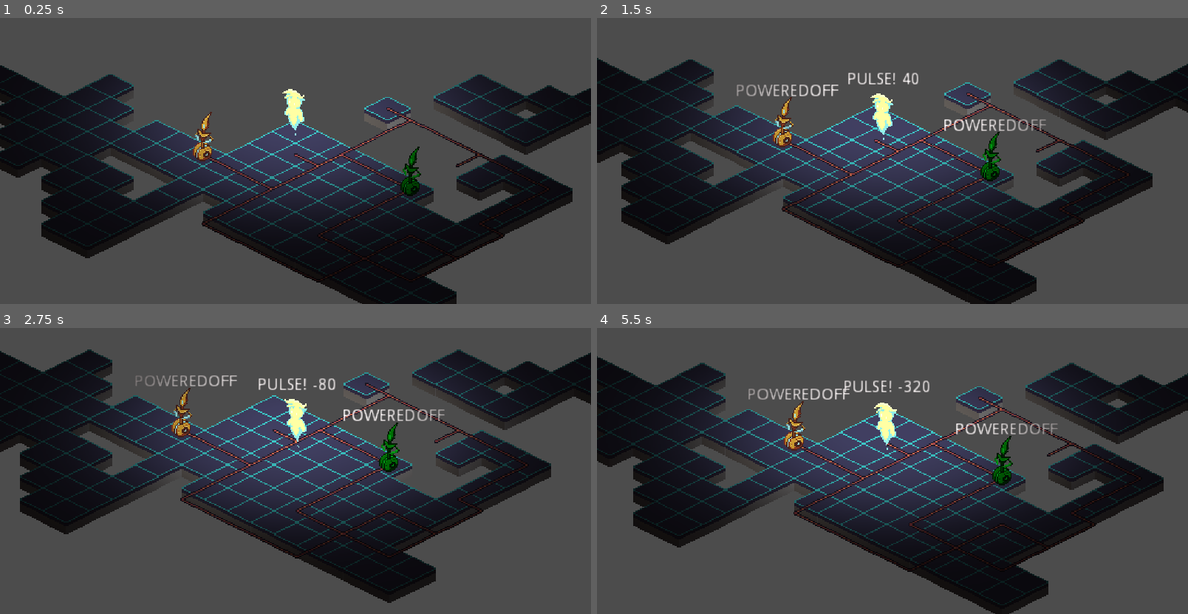
Above: before the commit, frames 1-4 (two rows, left to right).
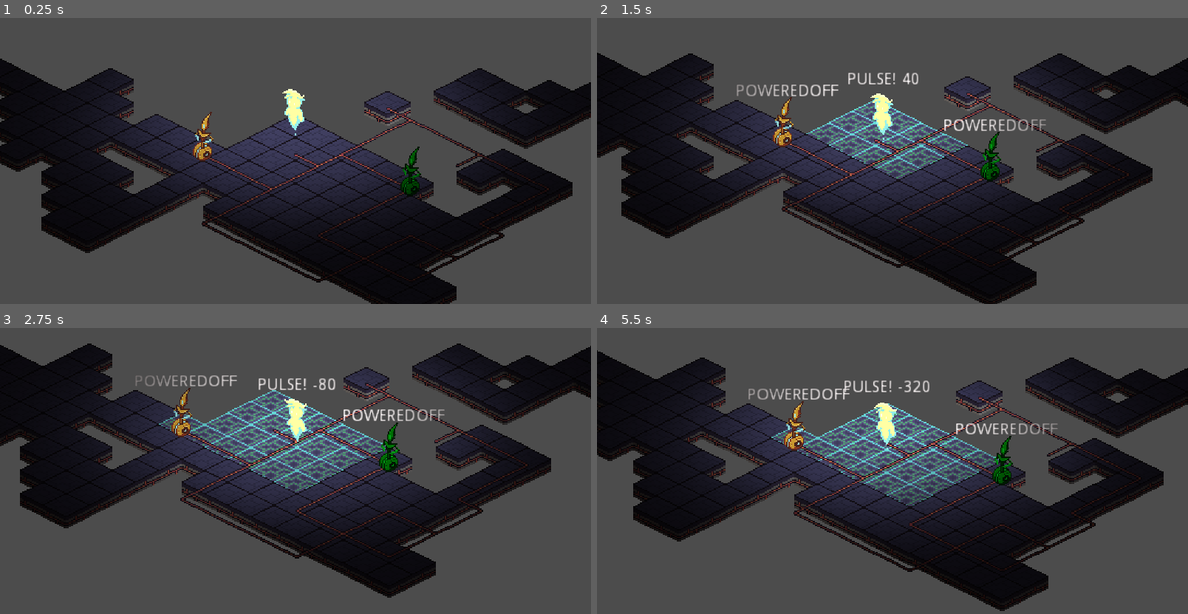
Above: after the commit, the same moments.

Repository: best-godot-team-ever/GoGodotJam
Game: Godot game, scene res://src/Levels/TestLevel.tscn
The game is run twice, just before and just after one commit, with the same random seed, the same clock (stepped at 60 frames per second) and the same inputs.
Inputs (mouse positions are in pixels of both pictures, inside the frame that each line leads up to):
- Up to frame 1 (0.25 s): no input
- Up to frame 2 (1.5 s): tap Enter at 0.5 s; move the mouse to (1022, 112) at 0.52 s; hold D (right) 0.53-1.28 s; tap Q (pulse) at 0.6 s; move the mouse to (774, 149) at 1.27 s; hold S (down) from 1.28 s (still down); click (774, 149) at 1.35 s
- Up to frame 3 (2.75 s): tap Q (pulse) at 1.55, 2.1 s; move the mouse to (354, 365) at 2.02 s; release S (down) at 2.03 s; hold D (right) from 2.03 s (still down)
- Up to frame 4 (5.5 s): move the mouse to (862, 511) at 2.77 s; release D (right) at 2.78 s; hold W (up) 2.78-3.53 s; tap Space (wait) at 2.85 s; tap Q (pulse) at 3.05, 3.8, 4.35, 5.3 s; move the mouse to (1069, 493) at 3.52 s; hold A (left) 3.53-5.03 s; tap R at 3.6 s; move the mouse to (715, 388) at 4.27 s; move the mouse to (922, 442) at 5.02 s; press the mouse at (922, 442) at 5.03 s; hold S (down) from 5.03 s (still down)

The runs differ from the first frame. In frame 1, 11% of the frame differs, in the area x 0-100%, y 14-100%; in frame 2, 13%; in frame 3, 15%, in the area x 0-100%, y 5-97%; in frame 4, 15%.
Error in both runs: Invalid get index 'player_entity_id' (on base: 'Node (TurnManager.gd)'). (res://src/Entity/Enemy/Grabber.gd:27)

Commit message:
Add energy Tileset

Diff:
--- /dev/null
+++ b/Resources/GroundTileset.tres
@@ -0,0 +1,94 @@
+[gd_resource type="TileSet" load_steps=7 format=2]
+
+[ext_resource path="res://assets/Tiles/GroundTile1.png" type="Texture" id=1]
+[ext_resource path="res://assets/Tiles/GroundTile4.png" type="Texture" id=2]
+[ext_resource path="res://assets/Tiles/GroundTile2.png" type="Texture" id=3]
+[ext_resource path="res://assets/Tiles/GroundTile5.png" type="Texture" id=4]
+[ext_resource path="res://assets/Tiles/GroundTile3.png" type="Texture" id=5]
+[ext_resource path="res://assets/Tiles/GroundTile0.png" type="Texture" id=6]
+
+[resource]
+0/name = "GroundTile0.png 0"
+0/texture = ExtResource( 6 )
+0/tex_offset = Vector2( 0, 0 )
+0/modulate = Color( 1, 1, 1, 1 )
+0/region = Rect2( 0, 0, 40, 30 )
+0/tile_mode = 0
+0/occluder_offset = Vector2( 0, 0 )
+0/navigation_offset = Vector2( 0, 0 )
+0/shape_offset = Vector2( 0, 0 )
+0/shape_transform = Transform2D( 1, 0, 0, 1, 0, 0 )
+0/shape_one_way = false
+0/shape_one_way_margin = 0.0
+0/shapes = [  ]
+0/z_index = 0
+1/name = "GroundTile1.png 1"
+1/texture = ExtResource( 1 )
+1/tex_offset = Vector2( 0, 0 )
+1/modulate = Color( 1, 1, 1, 1 )
+1/region = Rect2( 0, 0, 40, 30 )
+1/tile_mode = 0
+1/occluder_offset = Vector2( 0, 0 )
+1/navigation_offset = Vector2( 0, 0 )
+1/shape_offset = Vector2( 0, 0 )
+1/shape_transform = Transform2D( 1, 0, 0, 1, 0, 0 )
+1/shape_one_way = false
+1/shape_one_way_margin = 0.0
+1/shapes = [  ]
+1/z_index = 0
+2/name = "GroundTile2.png 2"
+2/texture = ExtResource( 3 )
+2/tex_offset = Vector2( 0, 0 )
+2/modulate = Color( 1, 1, 1, 1 )
+2/region = Rect2( 0, 0, 40, 30 )
+2/tile_mode = 0
+2/occluder_offset = Vector2( 0, 0 )
+2/navigation_offset = Vector2( 0, 0 )
+2/shape_offset = Vector2( 0, 0 )
+2/shape_transform = Transform2D( 1, 0, 0, 1, 0, 0 )
+2/shape_one_way = false
+2/shape_one_way_margin = 0.0
+2/shapes = [  ]
+2/z_index = 0
+3/name = "GroundTile3.png 3"
+3/texture = ExtResource( 5 )
+3/tex_offset = Vector2( 0, 0 )
+3/modulate = Color( 1, 1, 1, 1 )
+3/region = Rect2( 0, 0, 40, 30 )
+3/tile_mode = 0
+3/occluder_offset = Vector2( 0, 0 )
+3/navigation_offset = Vector2( 0, 0 )
+3/shape_offset = Vector2( 0, 0 )
+3/shape_transform = Transform2D( 1, 0, 0, 1, 0, 0 )
+3/shape_one_way = false
+3/shape_one_way_margin = 0.0
+3/shapes = [  ]
+3/z_index = 0
+4/name = "GroundTile4.png 4"
+4/texture = ExtResource( 2 )
+4/tex_offset = Vector2( 0, 0 )
+4/modulate = Color( 1, 1, 1, 1 )
+4/region = Rect2( 0, 0, 40, 30 )
+4/tile_mode = 0
+4/occluder_offset = Vector2( 0, 0 )
+4/navigation_offset = Vector2( 0, 0 )
+4/shape_offset = Vector2( 0, 0 )
+4/shape_transform = Transform2D( 1, 0, 0, 1, 0, 0 )
+4/shape_one_way = false
+4/shape_one_way_margin = 0.0
+4/shapes = [  ]
+4/z_index = 0
+5/name = "GroundTile5.png 5"
+5/texture = ExtResource( 4 )
+5/tex_offset = Vector2( 0, 0 )
+5/modulate = Color( 1, 1, 1, 1 )
+5/region = Rect2( 0, 0, 40, 30 )
+5/tile_mode = 0
+5/occluder_offset = Vector2( 0, 0 )
+5/navigation_offset = Vector2( 0, 0 )
+5/shape_offset = Vector2( 0, 0 )
+5/shape_transform = Transform2D( 1, 0, 0, 1, 0, 0 )
+5/shape_one_way = false
+5/shape_one_way_margin = 0.0
+5/shapes = [  ]
+5/z_index = 0
--- a/src/Levels/TestLevel.tscn
+++ b/src/Levels/TestLevel.tscn
@@ -1,6 +1,6 @@
-[gd_scene load_steps=15 format=2]
+[gd_scene load_steps=14 format=2]
 
-[ext_resource path="res://assets/unknown.png" type="Texture" id=1]
+[ext_resource path="res://Resources/GroundTileset.tres" type="TileSet" id=1]
 [ext_resource path="res://src/Managers/TurnManager.gd" type="Script" id=2]
 [ext_resource path="res://src/Entity/Enemy/Grabber.tscn" type="PackedScene" id=3]
 [ext_resource path="res://src/Entity/Enemy/Leecher.tscn" type="PackedScene" id=4]
@@ -14,22 +14,6 @@
 [ext_resource path="res://src/Managers/BoardManager/Grid/ObjectGrid/MachineGrid.gd" type="Script" id=12]
 [ext_resource path="res://src/UI/Coursor.tscn" type="PackedScene" id=13]
 
-[sub_resource type="TileSet" id=1]
-0/name = "unknown.png 0"
-0/texture = ExtResource( 1 )
-0/tex_offset = Vector2( 0, 0 )
-0/modulate = Color( 1, 1, 1, 1 )
-0/region = Rect2( 80, 120, 40, 40 )
-0/tile_mode = 0
-0/occluder_offset = Vector2( 0, 0 )
-0/navigation_offset = Vector2( 0, 0 )
-0/shape_offset = Vector2( 0, 0 )
-0/shape_transform = Transform2D( 1, 0, 0, 1, 0, 0 )
-0/shape_one_way = false
-0/shape_one_way_margin = 0.0
-0/shapes = [  ]
-0/z_index = 0
-
 [node name="TestLevel" type="Node2D"]
 script = ExtResource( 9 )
 
@@ -41,7 +25,7 @@
 
 [node name="LevelGrid" type="TileMap" parent="BoardManager"]
 mode = 1
-tile_set = SubResource( 1 )
+tile_set = ExtResource( 1 )
 cell_size = Vector2( 40, 20 )
 cell_y_sort = true
 centered_textures = true
--- a/src/Managers/BoardManager/Grid/EnergyGrid.gd
+++ b/src/Managers/BoardManager/Grid/EnergyGrid.gd
@@ -1,6 +1,7 @@
 extends "res://src/Managers/BoardManager/Grid/Grid.gd"
 
 var edited_cells = []
+onready var level_grid = get_parent().get_node("LevelGrid")
 
 # These fuctions are used to edit each individual cells
 func add_energy(map_position: Vector2, amount: int) -> void:
@@ -11,6 +12,19 @@
 	if get_cell(map_position) < amount:
 		set_cell(map_position, amount)
 	edited_cells.append(map_position)
+	match amount:
+		0:
+			level_grid.set_cell(map_position.x, map_position.y, 0)
+		1:
+			level_grid.set_cell(map_position.x, map_position.y, 1)
+		2:
+			level_grid.set_cell(map_position.x, map_position.y, 2)
+		3:
+			level_grid.set_cell(map_position.x, map_position.y, 3)
+		4:
+			level_grid.set_cell(map_position.x, map_position.y, 4)
+		5:
+			level_grid.set_cell(map_position.x, map_position.y, 5)
 
 # Function is called at the end of turn. Should automatically update energy stuff
 func drain_energy() -> void:
Binary file added: assets/Tiles/GroundTile0.png
Not shown, added: assets/Tiles/GroundTile0.png.import
Binary file added: assets/Tiles/GroundTile1.png
Not shown, added: assets/Tiles/GroundTile1.png.import
Binary file added: assets/Tiles/GroundTile2.png
Not shown, added: assets/Tiles/GroundTile2.png.import
Binary file added: assets/Tiles/GroundTile3.png
Not shown, added: assets/Tiles/GroundTile3.png.import
Binary file added: assets/Tiles/GroundTile4.png
Not shown, added: assets/Tiles/GroundTile4.png.import
Binary file added: assets/Tiles/GroundTile5.png
Not shown, added: assets/Tiles/GroundTile5.png.import
